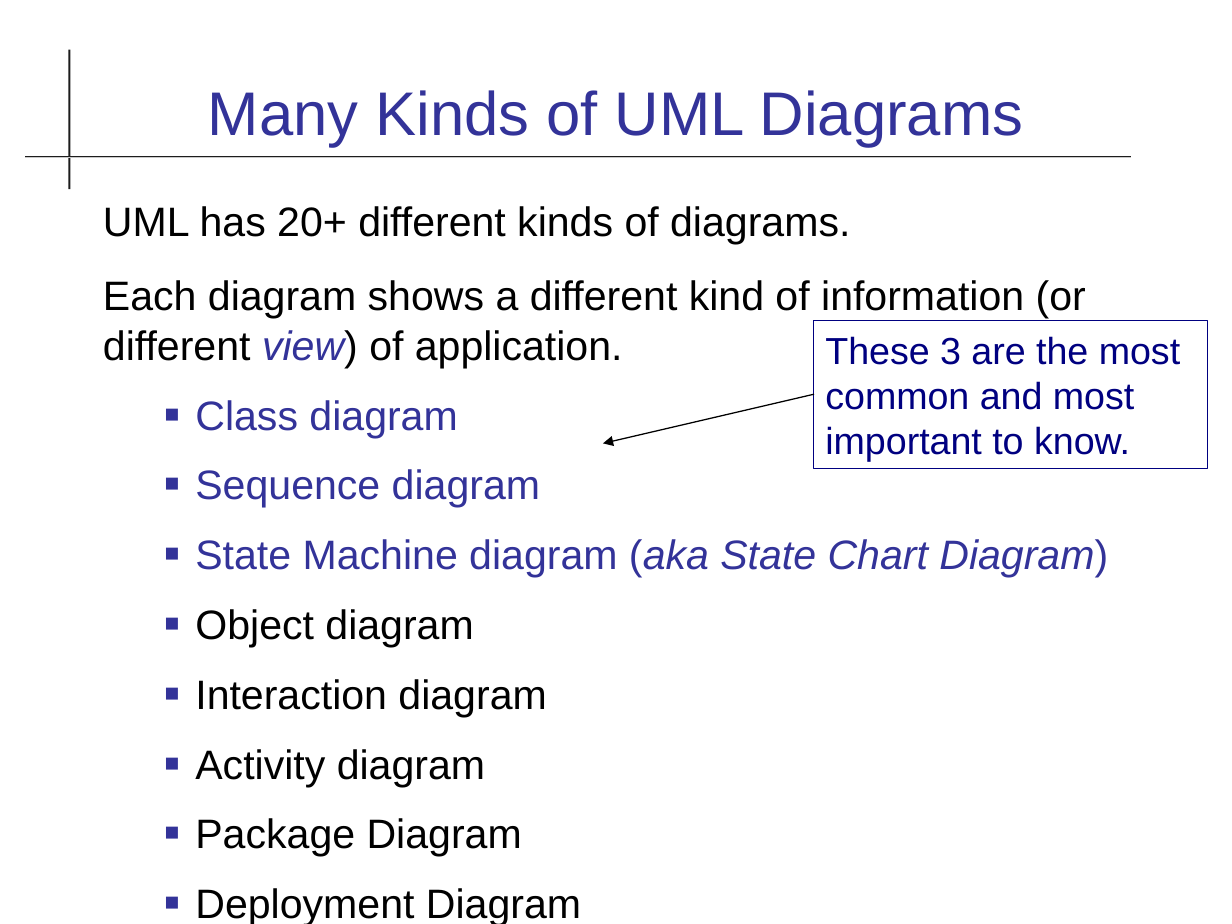
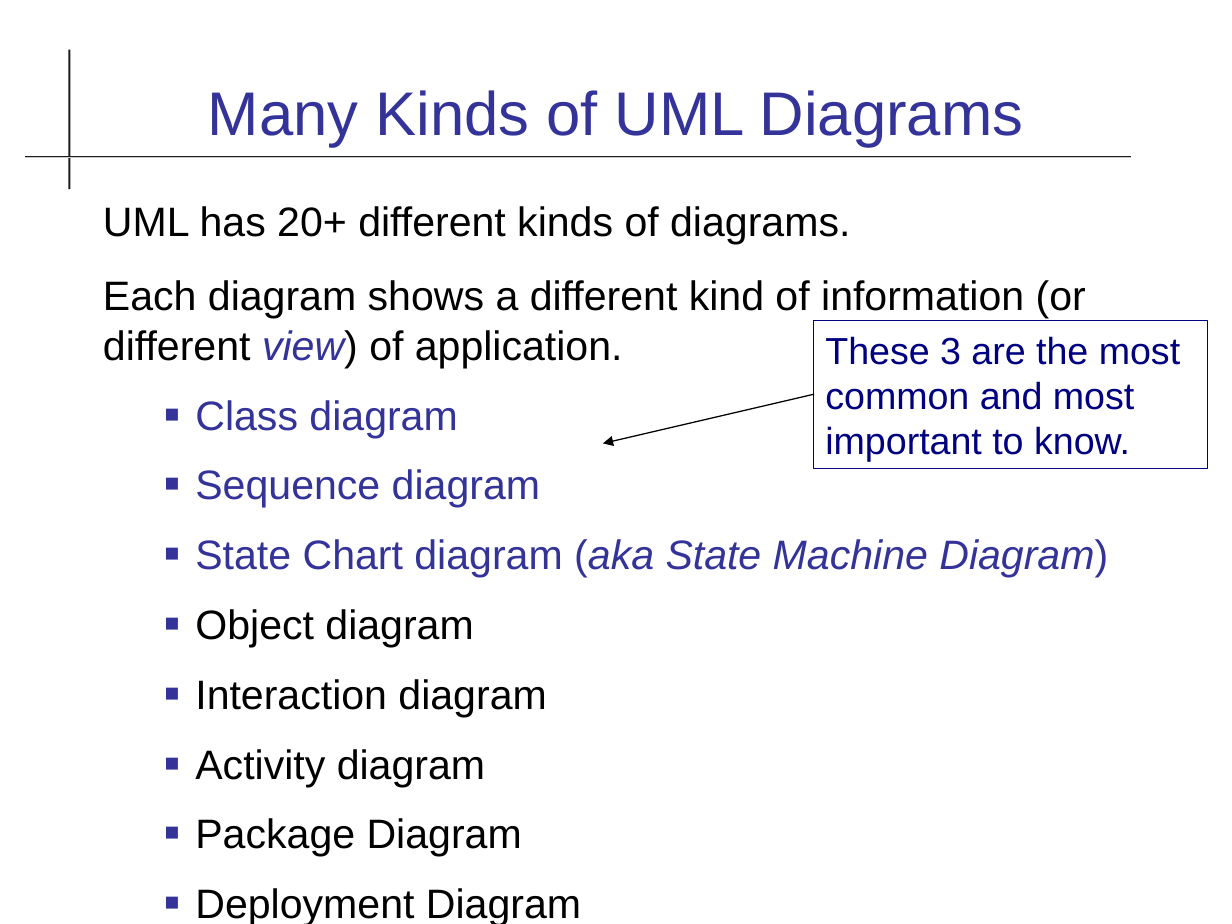
Before and after one commit to cpske/ISP, a slide deck: slide 3 of uml/UML-Class-Diagram.odp. Drawn at 1232x924 pixels with LibreOffice and Linux fonts; fonts in the diff are those of the drawing. Boxes give left, top, right and bottom in pixels: in the first picture for what was removed or moved away, otherwise in the second. Text is boxed around its words. In the diff, an @@ line names an element or a change of style, - is before the commit and + after.

Commit message:
update UML class diagram slides, add Python types

```diff
--- a/uml/UML-Class-Diagram.odp
+++ b/uml/UML-Class-Diagram.odp
@@ text at (x1=195, y1=539, x2=1108, y2=577): text changed; italic on @@
-  ■ State Machine diagram (aka State Chart Diagram)
+  ■ State Chart diagram (aka State Machine Diagram)
```
Also in this commit, not shown: 11 other slides changed, 1 slide added, 2 other files.
